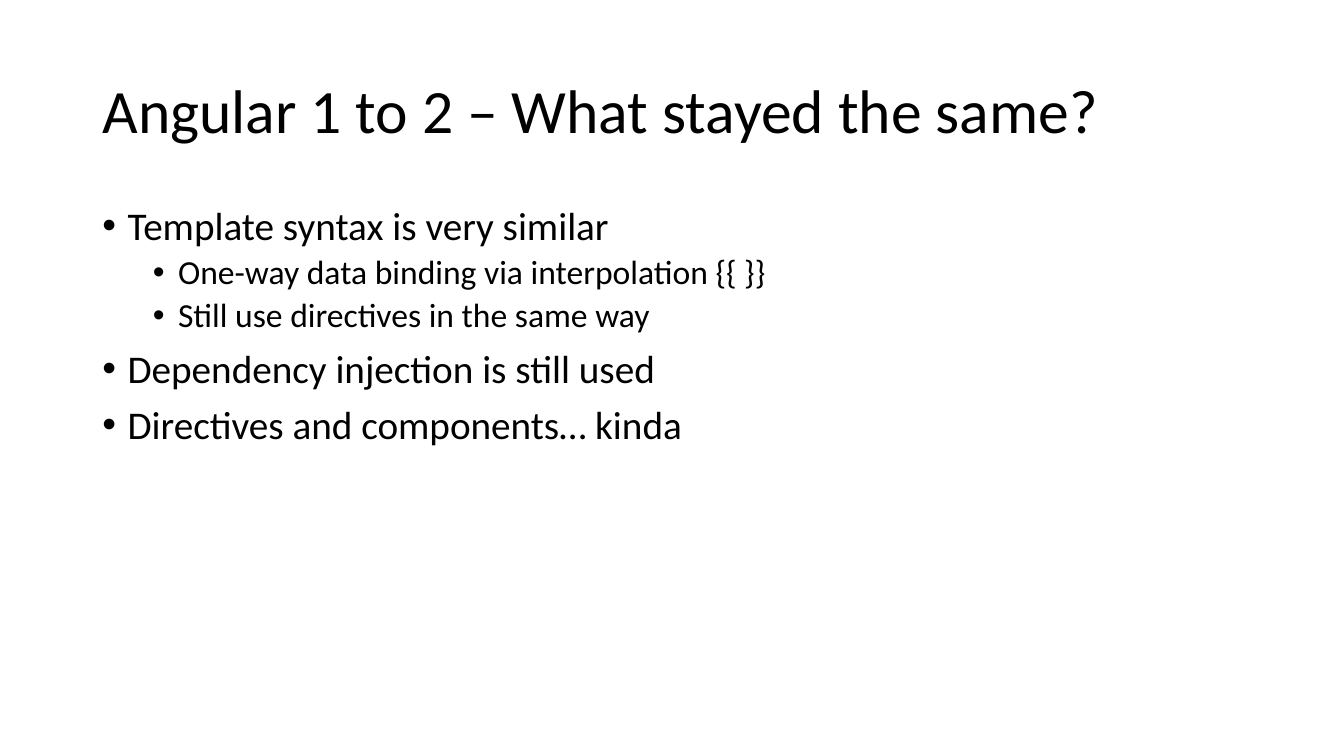
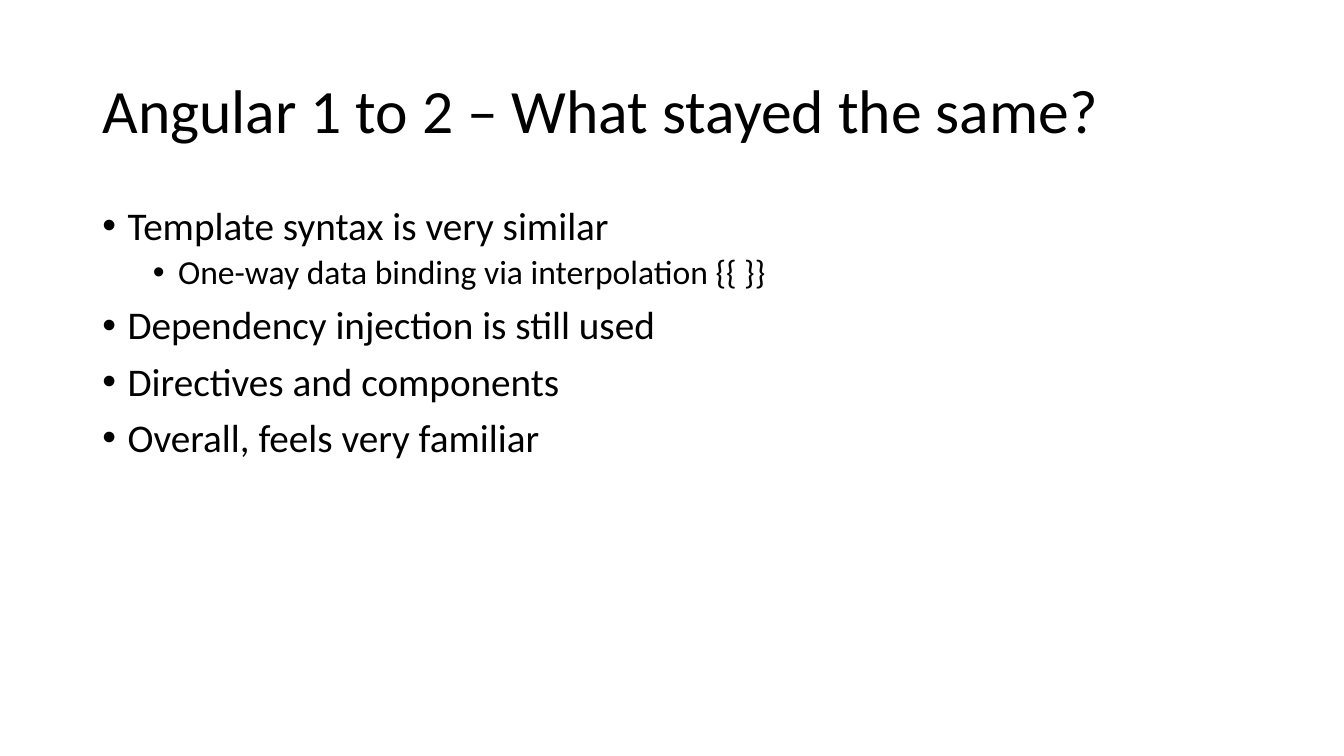
Before and after one commit to schneidenbach/Angular2-AspNetCore-TypeScript-Workshop, a slide deck: slide 5 of slides/2 - Intro to Angular 2.pptx. Drawn at 1344x756 pixels with LibreOffice and Linux fonts; fonts in the diff are those of the drawing. Boxes give left, top, right and bottom in pixels: in the first picture for what was removed or moved away, otherwise in the second. Text is boxed around its words. In the diff, an @@ line names an element or a change of style, - is before the commit and + after.

```diff
--- a/slides/2 - Intro to Angular 2.pptx
+++ b/slides/2 - Intro to Angular 2.pptx
@@ text at [178, 303, 649, 333]: paragraph removed @@
-  • Still use directives in the same way
@@ text at [128, 368, 559, 459]: text changed @@
-• Directives and components… kinda
+• Directives and components
+• Overall, feels very familiar
```
Also in this commit, not shown: 4 other slides changed, 2 slides added, 3 slides removed, 26 other files.
